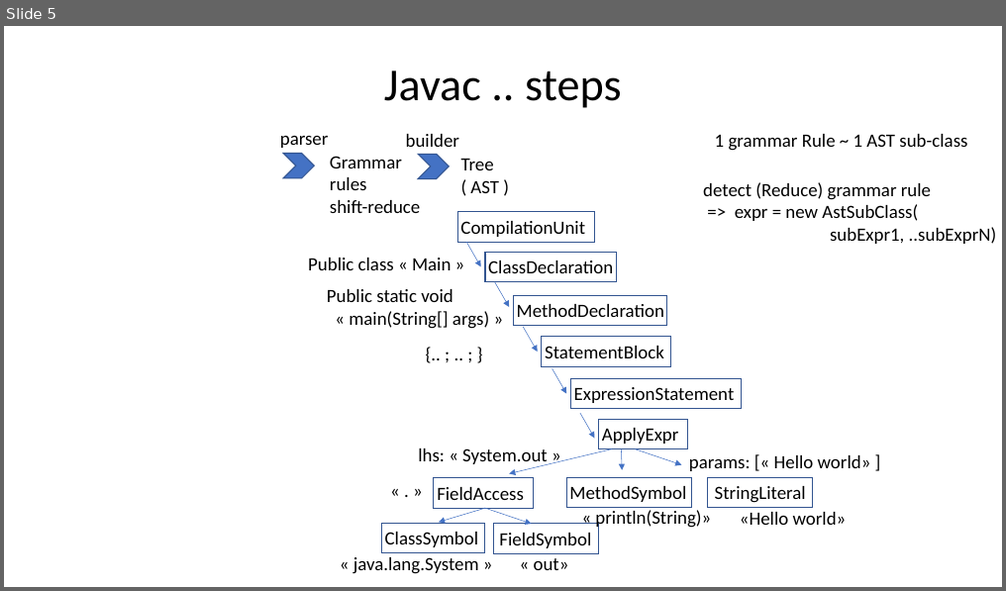
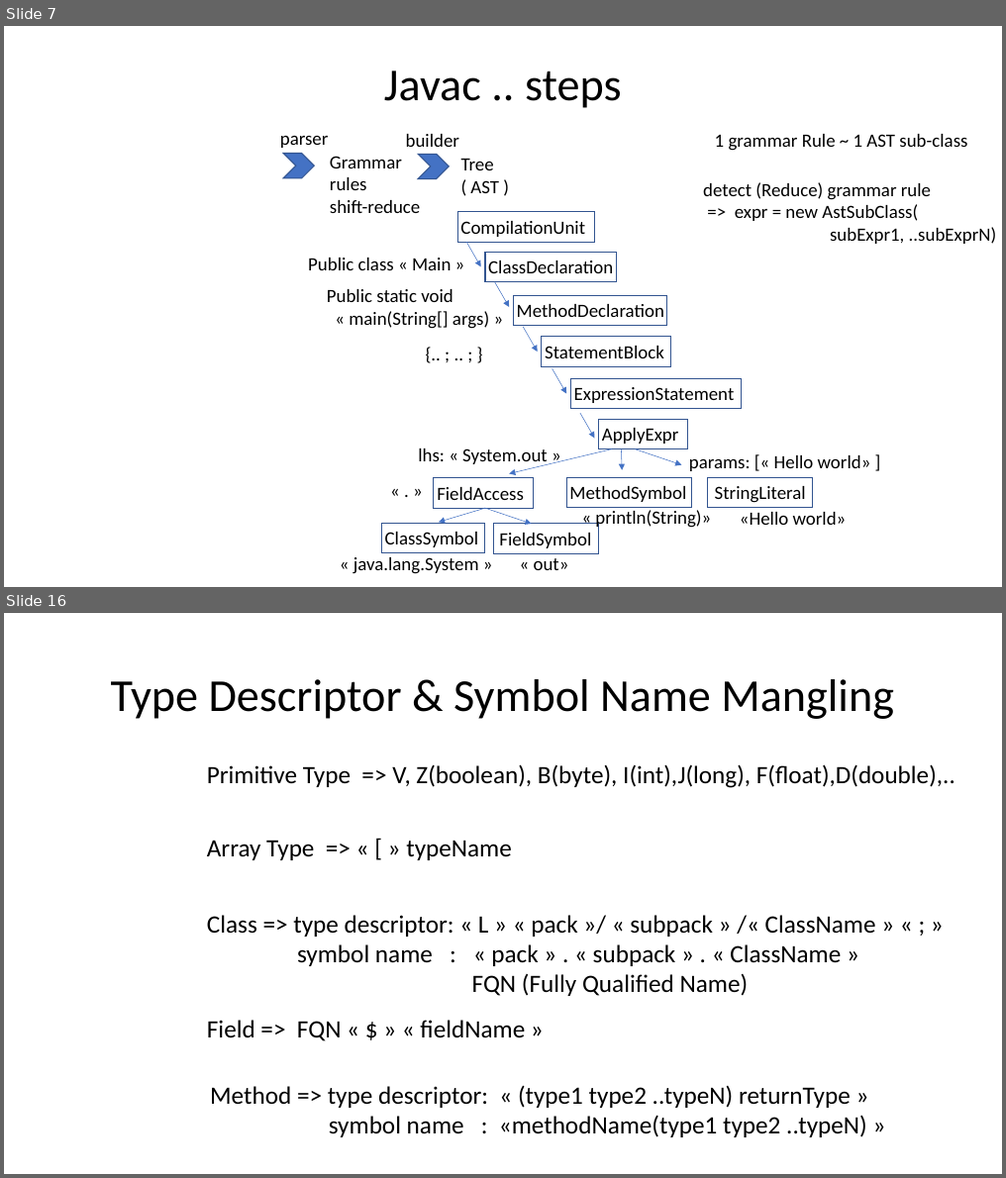
Before and after one commit to Arnaud-Nauwynck/presentations, a slide deck: java/Java-Langage-JRE-Internal-Basics.pptx. Shown one above the other, each under a label of ours: slide 5 before the commit, slides 7 and 16 after it; the slides between them are not shown. The pictures are 1006x591 and 1006x1178 pixels, drawn with LibreOffice and Linux fonts; fonts in the diff are those of the drawing. Boxes give left, top, right and bottom in pixels: in the first picture for what was removed or moved away, otherwise in the second. Text is boxed around its words. In the diff, an @@ line names an element or a change of style, - is before the commit and + after.

```diff
--- a/java/Java-Langage-JRE-Internal-Basics.pptx
+++ b/java/Java-Langage-JRE-Internal-Basics.pptx
@@ slide 16 added at [4,613,1002,1174], background #FFFFFF @@
@@ title added at [111,679,894,719], 44 pt, text #000000 @@
+Type Descriptor & Symbol Name Mangling
@@ text added at [207,764,955,788], 24 pt, text #000000 @@
+Primitive Type => V, Z(boolean), B(byte), I(int),J(long), F(float),D(double),..
@@ text added at [207,840,512,861], 24 pt, text #000000 @@
+Array Type => « [ » typeName
@@ text added at [207,915,876,996], 24 pt, text #000000 @@
+Class => type descriptor: « L » « pack »/ « subpack » /« ClassName » « ; »
+symbol name : « pack » . « subpack » . « ClassName »
+FQN (Fully Qualified Name)
@@ text added at [207,1020,525,1042], 24 pt, text #000000 @@
+Field => FQN « $ » « fieldName »
@@ text added at [210,1085,867,1138], 24 pt, text #000000 @@
+Method => type descriptor: « (type1 type2 ..typeN) returnType »
+symbol name : «methodName(type1 type2 ..typeN) »
@@ what was slide 5 is now slide 7 @@
```
Also in this commit, not shown: 1 slide changed, 28 other slides added, 23 slides removed, 1 other file.
